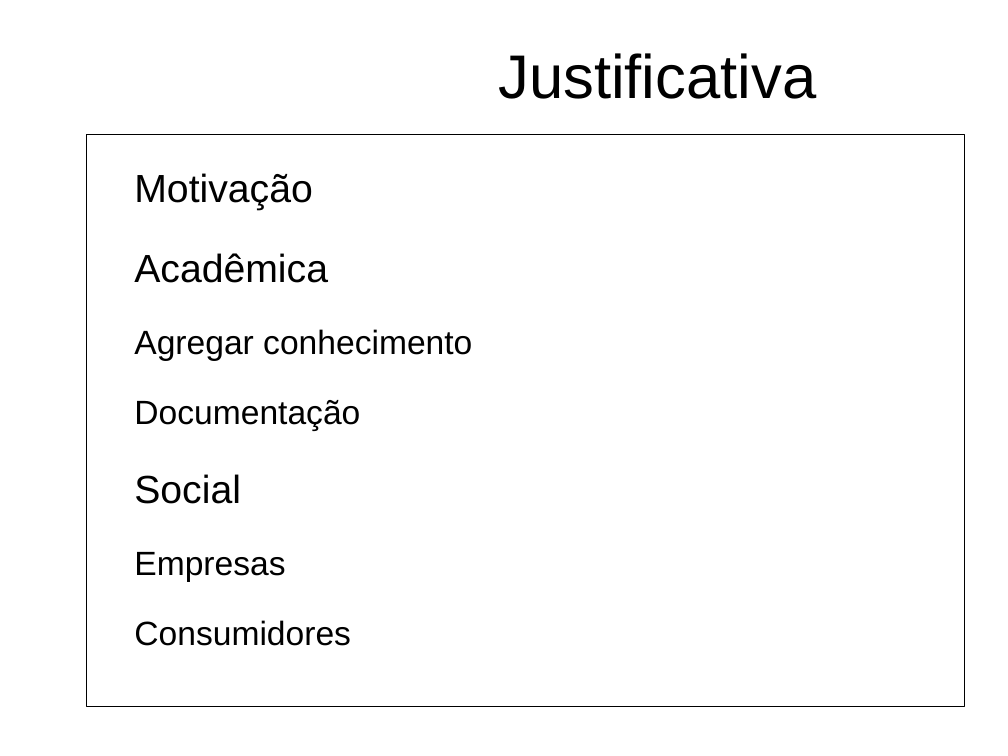
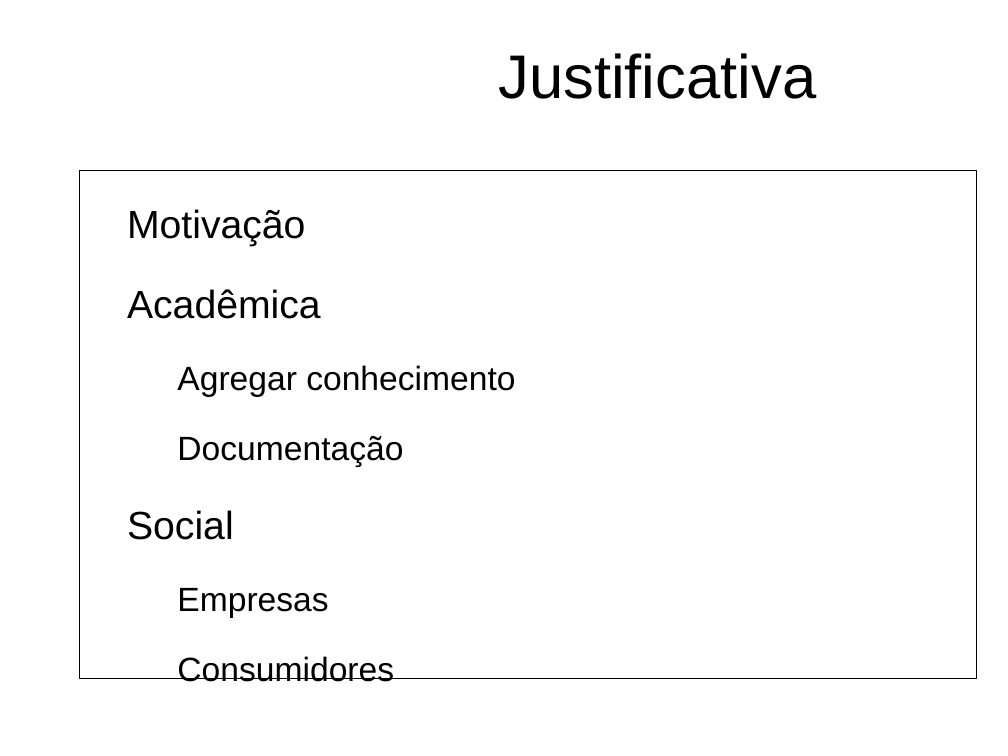
Before and after one commit to feliperodriguesprado/tcc_repository, a slide deck: slide 5 of documents/life_cycle/qualificacao/qualificacao_slides.odp. Drawn at 1008x756 pixels with LibreOffice and Linux fonts; fonts in the diff are those of the drawing; background and template pictures are left out. Boxes give left, top, right and bottom in pixels: in the first picture for what was removed or moved away, otherwise in the second. Text is boxed around its words. In the diff, an @@ line names an element or a change of style, - is before the commit and + after.

```diff
--- a/documents/life_cycle/qualificacao/qualificacao_slides.odp
+++ b/documents/life_cycle/qualificacao/qualificacao_slides.odp
@@ rectangle "Motivação": place and size @@
-rectangle "Motivação" at [87,135,965,707]
+rectangle "Motivação" at [80,170,977,678]
@@ text in rectangle at [177,365,515,682]: indent changed @@
```
Also in this commit, not shown: 5 other slides changed, 15 other files.
